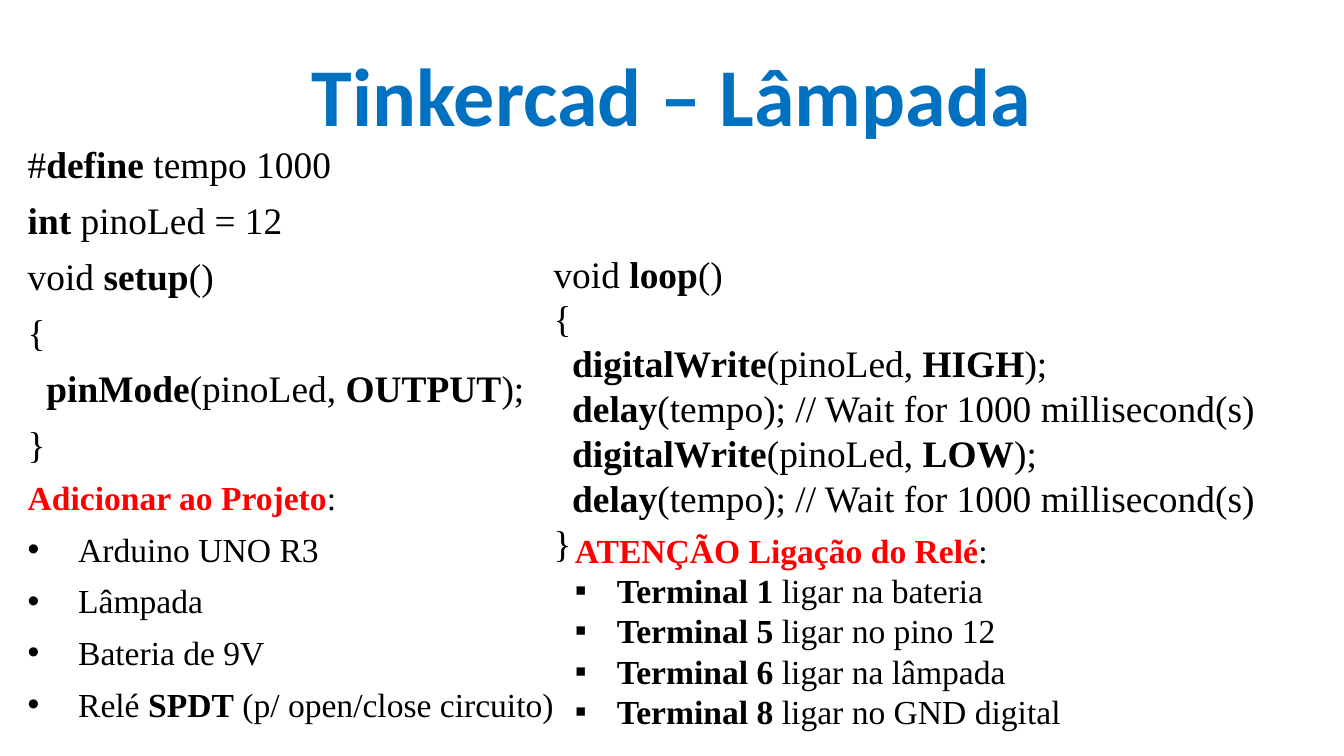
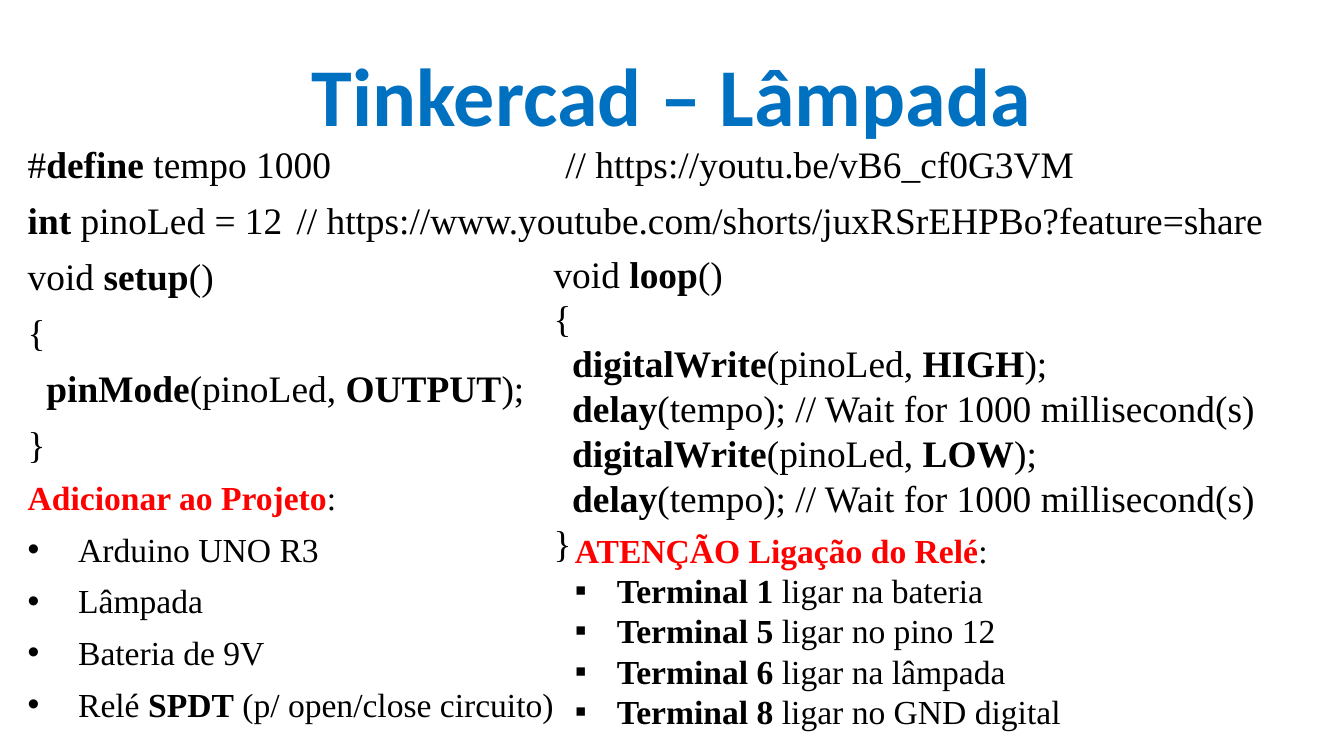
Before and after one commit to CloudEducationBrazil/WydenArea1AplicacaoCloudIndustria40Python, a slide deck: slide 14 of 01 Classes/Aula 04 - Aplicação Cloud Indústria 40 Python IoT Plataforma Arduino Tinkercad Prática.pptx. Drawn at 1344x756 pixels with LibreOffice and Linux fonts; fonts in the diff are those of the drawing; background and template pictures are left out. Boxes give left, top, right and bottom in pixels: in the first picture for what was removed or moved away, otherwise in the second. Text is boxed around its words. In the diff, an @@ line names an element or a change of style, - is before the commit and + after.

Commit message:
Exerc Tinkercad ...

```diff
--- a/01 Classes/Aula 04 - Aplicação Cloud Indústria 40 Python IoT Plataforma Arduino Tinkercad Prática.pptx
+++ b/01 Classes/Aula 04 - Aplicação Cloud Indústria 40 Python IoT Plataforma Arduino Tinkercad Prática.pptx
@@ text at (x1=28, y1=151, x2=1263, y2=241): text changed @@
-#define tempo 1000
-int pinoLed = 12
+#define tempo 1000 // https://youtu.be/vB6_cf0G3VM
+int pinoLed = 12 // https://www.youtube.com/shorts/juxRSrEHPBo?feature=share
```
Also in this commit, not shown: 1 other file.
